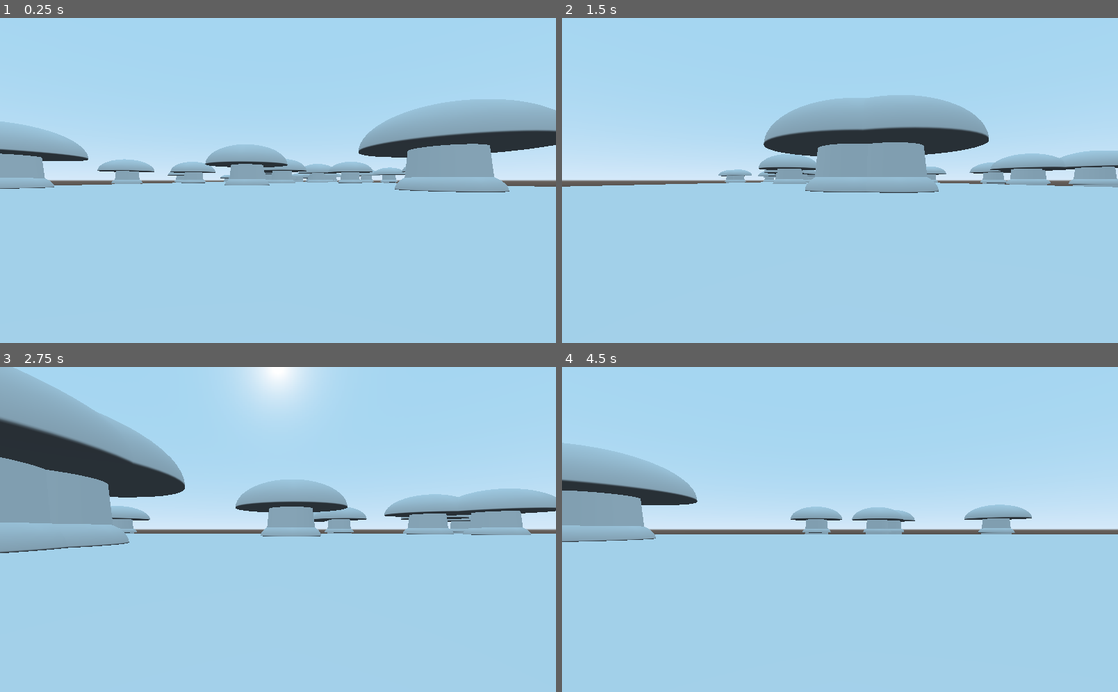
Above: before the commit, frames 1-4 (two rows, left to right).
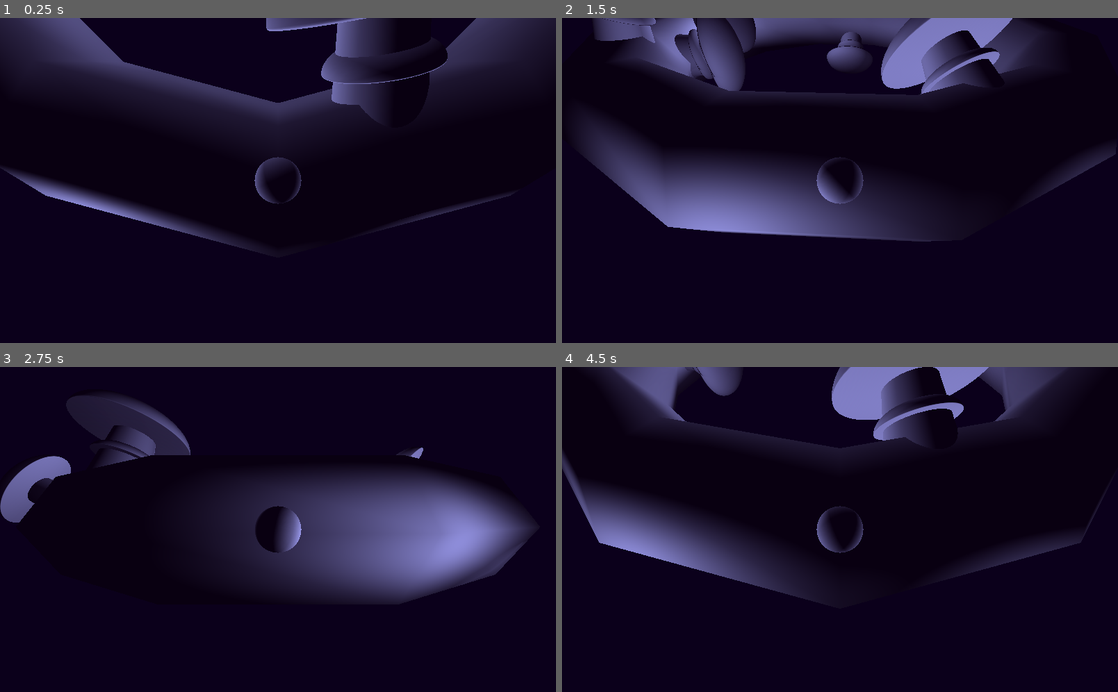
Above: after the commit, the same moments.

Repository: the-alex-g/LD47
Game: Godot game, scene res://Main/Main.tscn
Two runs of this game, one before a commit and one after it. Both use one fixed random seed, a clock stepped at 60 frames per second and the inputs below. Before the commit the project starts from res://Main.tscn.
Inputs:
- Up to frame 1 (0.25 s): no input
- Up to frame 2 (1.5 s): tap Enter at 0.5 s; hold Right (Right) 0.53-1.28 s; hold Down (Backward) from 1.28 s (still down)
- Up to frame 3 (2.75 s): release Down (Backward) at 2.03 s; hold Right (Right) from 2.03 s (still down)
- Up to frame 4 (4.5 s): release Right (Right) at 2.78 s; hold Up (Forward) 2.78-3.53 s; hold Left (Left) from 3.53 s (still down)

The runs differ from the first frame. In frame 1, 100% of the frame differs, in the area x 0-100%, y 0-100%; in frame 2, 100%; in frame 3, 100%; in frame 4, 100%.

Commit message:
Make torus and shrooms and wisps

Diff:
--- a/Main.gd
+++ /dev/null
@@ -1,21 +0,0 @@
-extends MeshInstance
-
-const shroom := preload("res://Mushroom.tscn")
-
-onready var player = $Player
-onready var left:Position3D = $Boundaries/Left
-onready var right:Position3D = $Boundaries/Right
-onready var front:Position3D = $Boundaries/Front
-onready var back:Position3D = $Boundaries/Back
-onready var Shrooms:Spatial = $Shrooms
-
-func _ready():
-	randomize()
-	player.left_boundary = left.get_global_transform().origin.z
-	player.right_boundary = right.get_global_transform().origin.z
-	player.front_boundary = front.get_global_transform().origin.x
-	player.back_boundary = back.get_global_transform().origin.x
-	for _x in 100:
-		var Shroom = shroom.instance()
-		Shroom.transform.origin = Vector3(rand_range(-100, 100), 0, rand_range(-20,20))
-		Shrooms.add_child(Shroom)
--- a/Main.tscn
+++ /dev/null
@@ -1,34 +0,0 @@
-[gd_scene load_steps=4 format=2]
-
-[ext_resource path="res://Main.gd" type="Script" id=1]
-[ext_resource path="res://Player.tscn" type="PackedScene" id=2]
-
-[sub_resource type="PlaneMesh" id=1]
-size = Vector2( 100, 20 )
-
-[node name="MeshInstance" type="MeshInstance"]
-mesh = SubResource( 1 )
-material/0 = null
-script = ExtResource( 1 )
-
-[node name="Player" parent="." instance=ExtResource( 2 )]
-transform = Transform( 1, 0, 0, 0, 1, 0, 0, 0, 1, 0, 0.230285, 0 )
-
-[node name="Boundaries" type="Spatial" parent="."]
-__meta__ = {
-"_edit_group_": true
-}
-
-[node name="Left" type="Position3D" parent="Boundaries"]
-transform = Transform( 1, 0, 0, 0, 1, 0, 0, 0, 1, 0, 0, -2 )
-
-[node name="Right" type="Position3D" parent="Boundaries"]
-transform = Transform( 1, 0, 0, 0, 1, 0, 0, 0, 1, 0, 0, 2 )
-
-[node name="Front" type="Position3D" parent="Boundaries"]
-transform = Transform( 1, 0, 0, 0, 1, 0, 0, 0, 1, 20, 0, 0 )
-
-[node name="Back" type="Position3D" parent="Boundaries"]
-transform = Transform( 1, 0, 0, 0, 1, 0, 0, 0, 1, -20, 0, 0 )
-
-[node name="Shrooms" type="Spatial" parent="."]
--- /dev/null
+++ b/Main/Main.tscn
@@ -0,0 +1,46 @@
+[gd_scene load_steps=5 format=2]
+
+[ext_resource path="res://Scenery/Mushroom.tscn" type="PackedScene" id=1]
+[ext_resource path="res://Player/Player.tscn" type="PackedScene" id=2]
+[ext_resource path="res://Scenery/Wisps.tscn" type="PackedScene" id=3]
+
+[sub_resource type="Environment" id=1]
+background_mode = 1
+background_color = Color( 0.0431373, 0, 0.105882, 1 )
+ambient_light_color = Color( 0.0352941, 0, 0.0666667, 1 )
+
+[node name="Main" type="CSGTorus"]
+sides = 12
+
+[node name="Player" parent="." instance=ExtResource( 2 )]
+
+[node name="Shrooms" type="Spatial" parent="."]
+
+[node name="Mushroom" parent="Shrooms" instance=ExtResource( 1 )]
+
+[node name="Mushroom2" parent="Shrooms" instance=ExtResource( 1 )]
+
+[node name="Mushroom3" parent="Shrooms" instance=ExtResource( 1 )]
+
+[node name="Mushroom4" parent="Shrooms" instance=ExtResource( 1 )]
+
+[node name="Mushroom5" parent="Shrooms" instance=ExtResource( 1 )]
+
+[node name="Mushroom6" parent="Shrooms" instance=ExtResource( 1 )]
+
+[node name="Mushroom7" parent="Shrooms" instance=ExtResource( 1 )]
+
+[node name="Mushroom8" parent="Shrooms" instance=ExtResource( 1 )]
+
+[node name="Mushroom9" parent="Shrooms" instance=ExtResource( 1 )]
+
+[node name="WorldEnvironment" type="WorldEnvironment" parent="."]
+environment = SubResource( 1 )
+
+[node name="Wisps" type="Spatial" parent="."]
+
+[node name="Wisp" parent="Wisps" instance=ExtResource( 3 )]
+
+[node name="Wisp2" parent="Wisps" instance=ExtResource( 3 )]
+
+[node name="Wisp3" parent="Wisps" instance=ExtResource( 3 )]
--- a/Mushroom.tscn
+++ /dev/null
@@ -1,37 +0,0 @@
-[gd_scene load_steps=5 format=2]
-
-[sub_resource type="CylinderShape" id=5]
-height = 2.82168
-
-[sub_resource type="CylinderMesh" id=2]
-top_radius = 0.8
-
-[sub_resource type="SphereMesh" id=3]
-radius = 2.0
-height = 1.0
-is_hemisphere = true
-
-[sub_resource type="SphereMesh" id=4]
-radius = 1.1
-height = 0.5
-is_hemisphere = true
-
-[node name="Mushroom" type="StaticBody"]
-transform = Transform( 1, 0, 0, 0, 1, 0, 0, 0, 1, 0, 0.98654, 0 )
-
-[node name="CollisionShape" type="CollisionShape" parent="."]
-transform = Transform( 1, 0, 0, 0, 1, 0, 0, 0, 1, 0, 0.441156, 0 )
-shape = SubResource( 5 )
-
-[node name="Stalk" type="MeshInstance" parent="."]
-mesh = SubResource( 2 )
-material/0 = null
-
-[node name="Cap" type="MeshInstance" parent="."]
-transform = Transform( 1, 0, 0, 0, 1, 0, 0, 0, 1, 0, 0.993047, 0 )
-mesh = SubResource( 3 )
-material/0 = null
-
-[node name="Frill" type="MeshInstance" parent="."]
-mesh = SubResource( 4 )
-material/0 = null
--- a/Player.gd
+++ /dev/null
@@ -1,30 +0,0 @@
-extends KinematicBody
-
-export var speed := 200
-var left_boundary:float
-var right_boundary:float
-var back_boundary:float
-var front_boundary:float
-
-func _physics_process(delta):
-	var velocity := Vector2.ZERO
-	if Input.is_action_pressed("Forward"):
-		velocity.x += 1
-	if Input.is_action_pressed("Left"):
-		velocity.y -= 1
-	if Input.is_action_pressed("Right"):
-		velocity.y += 1
-	if Input.is_action_pressed("Backward"):
-		velocity.x -= 1
-	velocity = velocity.normalized()*speed*delta
-	var angle := rad2deg(velocity.angle())
-	rotation_degrees = Vector3(0,angle,0)
-	var error = move_and_slide_with_snap(Vector3(velocity.x, 0, velocity.y), Vector3(0,-1,0))
-	if get_global_transform().origin.z >= right_boundary:
-		global_transform.origin.z = left_boundary+1
-	if get_global_transform().origin.z <= left_boundary:
-		global_transform.origin.z = right_boundary-1
-	if get_global_transform().origin.x >= front_boundary:
-		global_transform.origin.x = back_boundary+1
-	if get_global_transform().origin.x <= back_boundary:
-		global_transform.origin.x = front_boundary-1
--- a/Player.tscn
+++ /dev/null
@@ -1,23 +0,0 @@
-[gd_scene load_steps=4 format=2]
-
-[ext_resource path="res://Player.gd" type="Script" id=1]
-
-[sub_resource type="CapsuleShape" id=1]
-radius = 0.0116789
-height = 0.002
-
-[sub_resource type="CapsuleMesh" id=2]
-
-[node name="Player" type="KinematicBody"]
-script = ExtResource( 1 )
-
-[node name="CollisionShape" type="CollisionShape" parent="."]
-shape = SubResource( 1 )
-
-[node name="MeshInstance" type="MeshInstance" parent="."]
-transform = Transform( 0.01, 0, 0, 0, 0.01, 0, 0, 0, 0.01, 0, 0, 0 )
-mesh = SubResource( 2 )
-material/0 = null
-
-[node name="Camera" type="Camera" parent="."]
-transform = Transform( -1.62921e-07, 0, -1, 0, 1, 0, 1, 0, -1.62921e-07, -0.0513304, 0, 0 )
--- /dev/null
+++ b/Player/Player.gd
@@ -0,0 +1,19 @@
+class_name Player
+extends Spatial
+
+onready var secondary_rotation_point:Spatial = $Spatial
+#onready var camera:Camera = $Spatial/Camera
+
+func _physics_process(delta):
+	var primary_rotation:float
+	var secondary_rotation:float
+	if Input.is_action_pressed("Left"):
+		secondary_rotation -=1
+	if Input.is_action_pressed("Right"):
+		secondary_rotation += 1
+	if Input.is_action_pressed("Backward"):
+		primary_rotation -= 1
+	if Input.is_action_pressed("Forward"):
+		primary_rotation += 1
+	secondary_rotation_point.rotation_degrees.x += secondary_rotation
+	rotation_degrees.y += primary_rotation
--- /dev/null
+++ b/Player/Player.tscn
@@ -0,0 +1,19 @@
+[gd_scene load_steps=3 format=2]
+
+[ext_resource path="res://Player/Player.gd" type="Script" id=1]
+
+[sub_resource type="SphereMesh" id=1]
+
+[node name="Player" type="Spatial"]
+script = ExtResource( 1 )
+
+[node name="Spatial" type="Spatial" parent="."]
+transform = Transform( 1, 0, 0, 0, 1, 0, 0, 0, 1, 0, 0, 2.5 )
+
+[node name="MeshInstance" type="MeshInstance" parent="Spatial"]
+transform = Transform( 0.1, 0, 0, 0, 0.1, 0, 0, 0, 0.1, 0, 0.5, 0 )
+mesh = SubResource( 1 )
+material/0 = null
+
+[node name="Camera" type="Camera" parent="Spatial"]
+transform = Transform( 1, 0, 0, 0, 1.19249e-08, 1, 0, -1, 1.19249e-08, 0, 1.5, 0 )
--- /dev/null
+++ b/Scenery/Mushroom.tscn
@@ -0,0 +1,47 @@
+[gd_scene load_steps=6 format=2]
+
+[ext_resource path="res://Scenery/Scenery.gd" type="Script" id=1]
+
+[sub_resource type="CylinderShape" id=1]
+height = 2.82168
+
+[sub_resource type="CylinderMesh" id=2]
+top_radius = 0.7
+height = 2.2
+
+[sub_resource type="SphereMesh" id=3]
+radius = 2.0
+height = 1.0
+is_hemisphere = true
+
+[sub_resource type="SphereMesh" id=4]
+radius = 1.1
+height = 0.5
+is_hemisphere = true
+
+[node name="Mushroom" type="Spatial"]
+transform = Transform( 0.25, 0, 0, 0, 0.25, 0, 0, 0, 0.25, 0, 0, 0 )
+script = ExtResource( 1 )
+
+[node name="Spatial" type="Spatial" parent="."]
+transform = Transform( 1, 0, 0, 0, 1, 0, 0, 0, 1, 0, 0, 10 )
+
+[node name="Mushroom" type="StaticBody" parent="Spatial"]
+transform = Transform( 1, 0, 0, 0, 1, 0, 0, 0, 1, 0, 2.5, 0 )
+
+[node name="CollisionShape" type="CollisionShape" parent="Spatial/Mushroom"]
+transform = Transform( 1, 0, 0, 0, 1, 0, 0, 0, 1, 0, 0.441156, 0 )
+shape = SubResource( 1 )
+
+[node name="Stalk" type="MeshInstance" parent="Spatial/Mushroom"]
+mesh = SubResource( 2 )
+material/0 = null
+
+[node name="Cap" type="MeshInstance" parent="Spatial/Mushroom"]
+transform = Transform( 1, 0, 0, 0, 1, 0, 0, 0, 1, 0, 0.993047, 0 )
+mesh = SubResource( 3 )
+material/0 = null
+
+[node name="Frill" type="MeshInstance" parent="Spatial/Mushroom"]
+mesh = SubResource( 4 )
+material/0 = null
--- /dev/null
+++ b/Scenery/Scenery.gd
@@ -0,0 +1,16 @@
+extends Spatial
+
+
+onready var secondary_rotation_point:Spatial = $Spatial
+
+
+# Called when the node enters the scene tree for the first time.
+func _ready():
+	randomize()
+	rotation_degrees.y = rand_range(1,360)
+	secondary_rotation_point.rotation_degrees.x = rand_range(1,360)
+
+
+# Called every frame. 'delta' is the elapsed time since the previous frame.
+#func _process(delta):
+#	pass
--- /dev/null
+++ b/Scenery/Wisps.tscn
@@ -0,0 +1,13 @@
+[gd_scene load_steps=2 format=2]
+
+[ext_resource path="res://Scenery/Scenery.gd" type="Script" id=1]
+
+[node name="Wisp" type="Spatial"]
+script = ExtResource( 1 )
+
+[node name="Spatial" type="Spatial" parent="."]
+transform = Transform( 1, 0, 0, 0, 1, 0, 0, 0, 1, 0, 0, 2.5 )
+
+[node name="OmniLight" type="OmniLight" parent="Spatial"]
+transform = Transform( 1, 0, 0, 0, 1, 0, 0, 0, 1, 0, 1, 0 )
+light_color = Color( 0.584314, 0.619608, 0.882353, 1 )
--- a/project.godot
+++ b/project.godot
@@ -8,15 +8,20 @@
 
 config_version=4
 
-_global_script_classes=[  ]
+_global_script_classes=[ {
+"base": "Spatial",
+"class": "Player",
+"language": "GDScript",
+"path": "res://Player/Player.gd"
+} ]
 _global_script_class_icons={
-
+"Player": ""
 }
 
 [application]
 
 config/name="LD47"
-run/main_scene="res://Main.tscn"
+run/main_scene="res://Main/Main.tscn"
 config/icon="res://icon.png"
 
 [input]
